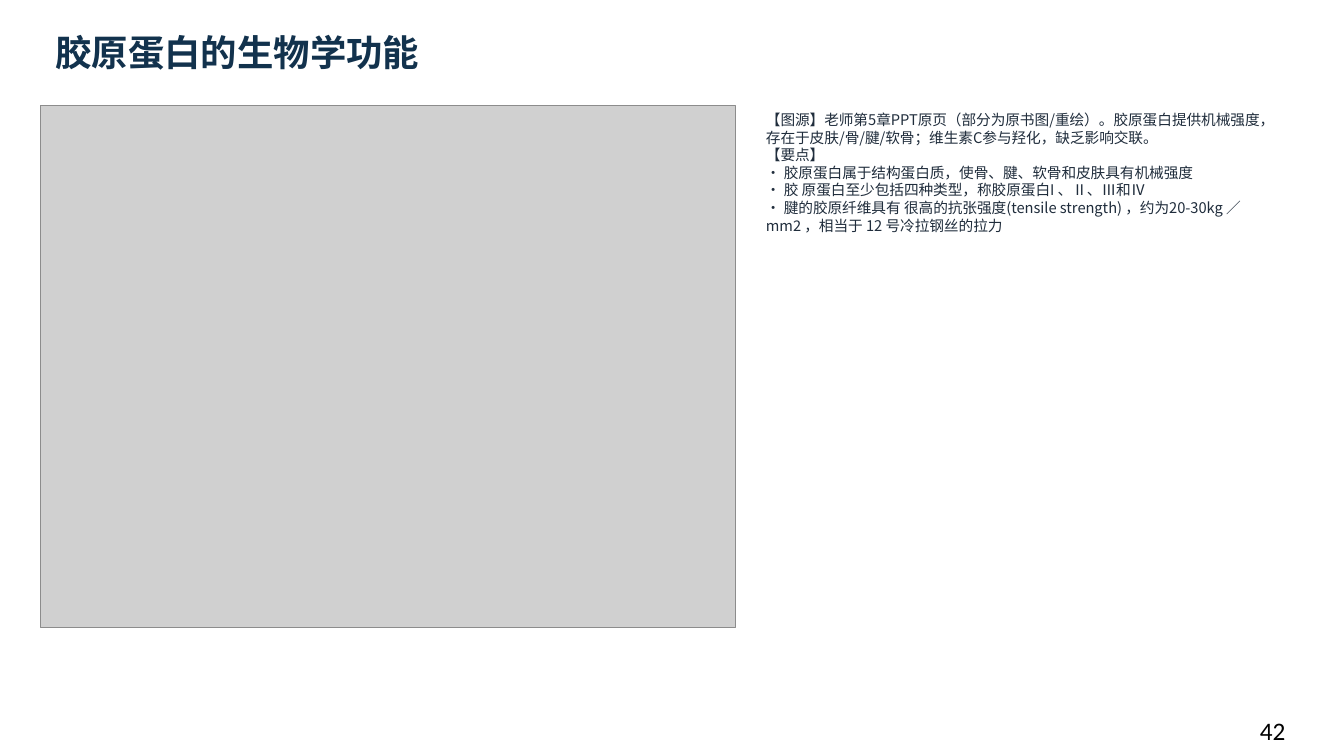
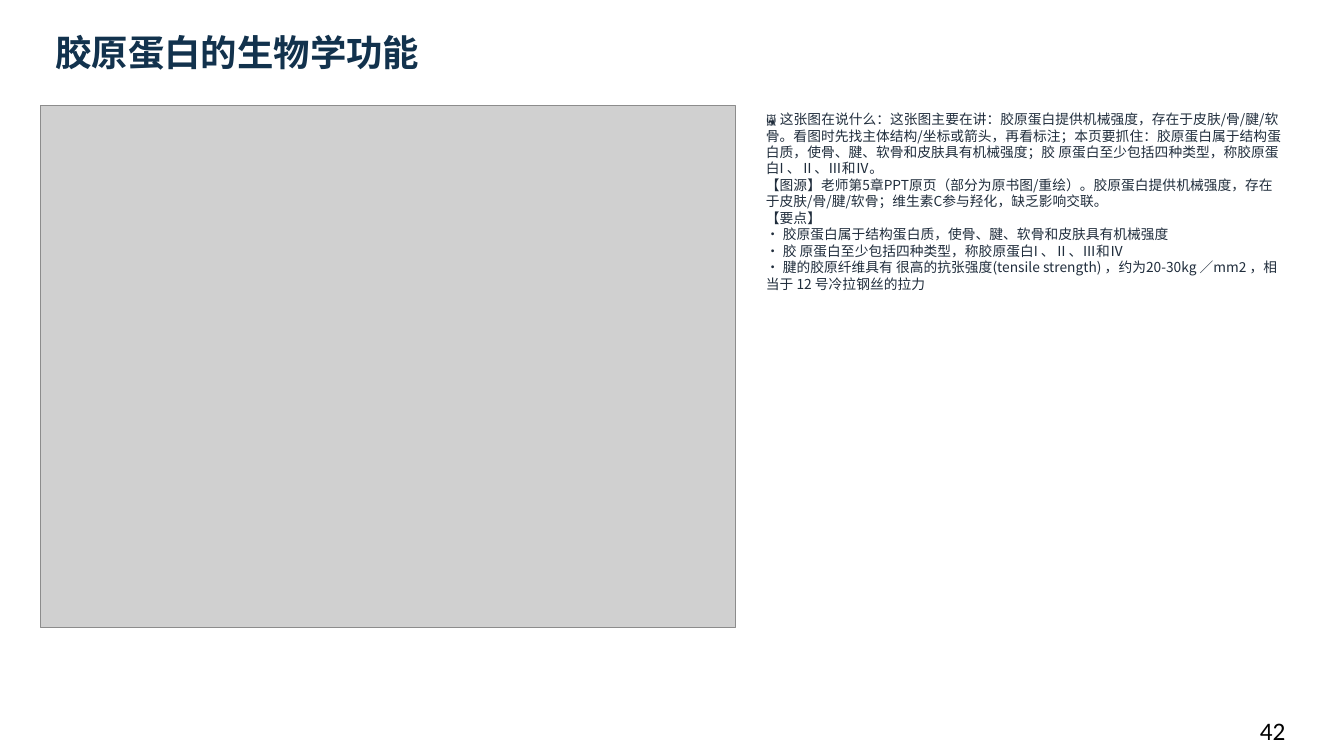
Before and after one commit to newkan-li/Biochemistry, a slide deck: slide 42 of downloads/bc03-ai-style.pptx. Drawn at 1344x756 pixels with LibreOffice and Linux fonts; fonts in the diff are those of the drawing; grey boxes stand for pictures. Boxes give left, top, right and bottom in pixels: in the first picture for what was removed or moved away, otherwise in the second. Text is boxed around its words. In the diff, an @@ line names an element or a change of style, - is before the commit and + after.

Commit message:
bc03为58张图片加通俗图说,PPT侧栏显示'这张图在说什么';下载版重生成82页;版本20261112b

```diff
--- a/downloads/bc03-ai-style.pptx
+++ b/downloads/bc03-ai-style.pptx
@@ text at bbox=[766, 112, 1281, 290]: text changed; size 10.5 to 9.8 pt @@
-【图源】老师第5章PPT原页（部分为原书图/重绘）。胶原蛋白提供机械强度，存在于皮肤/骨/腱/软骨；维生素C参与羟化，缺乏影响交联。
-【要点】
-• 胶原蛋白属于结构蛋白质，使骨、腱、软骨和皮肤具有机械强度
-• 胶 原蛋白至少包括四种类型，称胶原蛋白I 、Ⅱ、Ⅲ和Ⅳ
-• 腱的胶原纤维具有 很高的抗张强度(tensile strength) ，约为20-30kg ／mm2 ，相当于 12 号冷拉钢丝的拉力
+🖼 这张图在说什么：这张图主要在讲：胶原蛋白提供机械强度，存在于皮肤/骨/腱/软骨。看图时先找主体结构/坐标或箭头，再看标注；本页要抓住：胶原蛋白属于结构蛋白质，使骨、腱、软骨和皮肤具有机械强度；胶 原蛋白至少包括四种类型，称胶原蛋白I 、Ⅱ、Ⅲ和Ⅳ。
+【图源】老师第5章PPT原页（部分为原书图/重绘）。胶原蛋白提供机械强度，存在于皮肤/骨/腱/软骨；维生素C参与羟化，缺乏影响交联。
+【要点】
+• 胶原蛋白属于结构蛋白质，使骨、腱、软骨和皮肤具有机械强度
+• 胶 原蛋白至少包括四种类型，称胶原蛋白I 、Ⅱ、Ⅲ和Ⅳ
+• 腱的胶原纤维具有 很高的抗张强度(tensile strength) ，约为20-30kg ／mm2 ，相当于 12 号冷拉钢丝的拉力
```
Also in this commit, not shown: 81 other slides changed, 5 other files.
